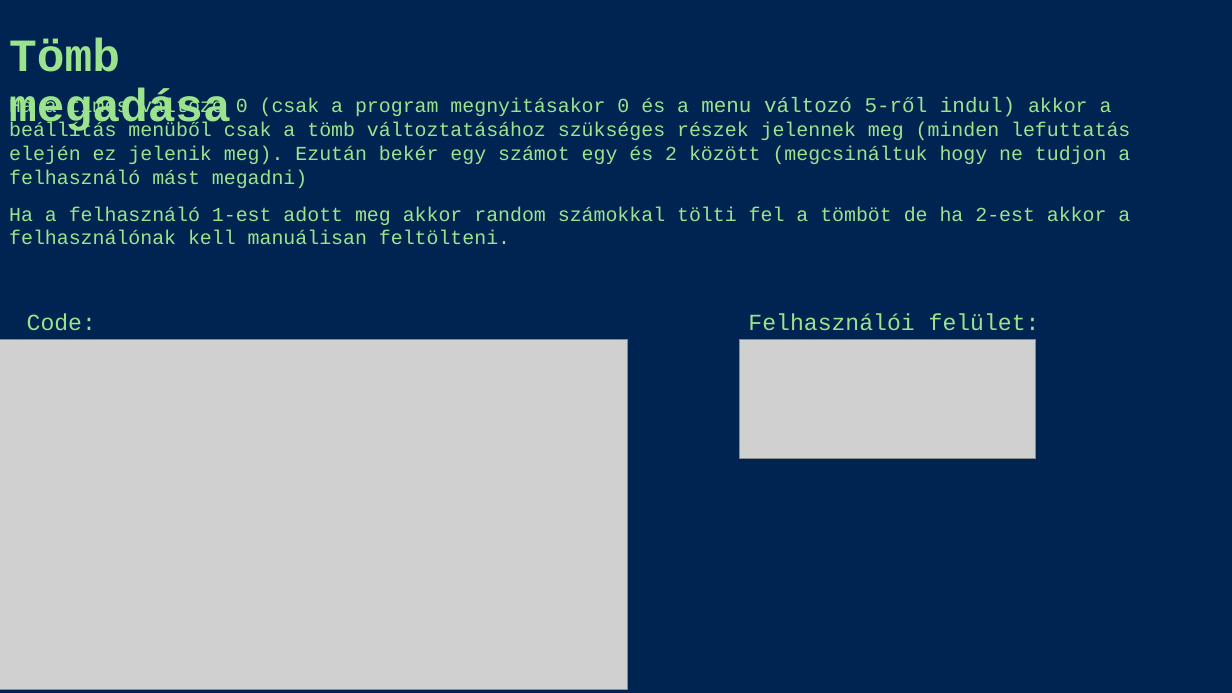
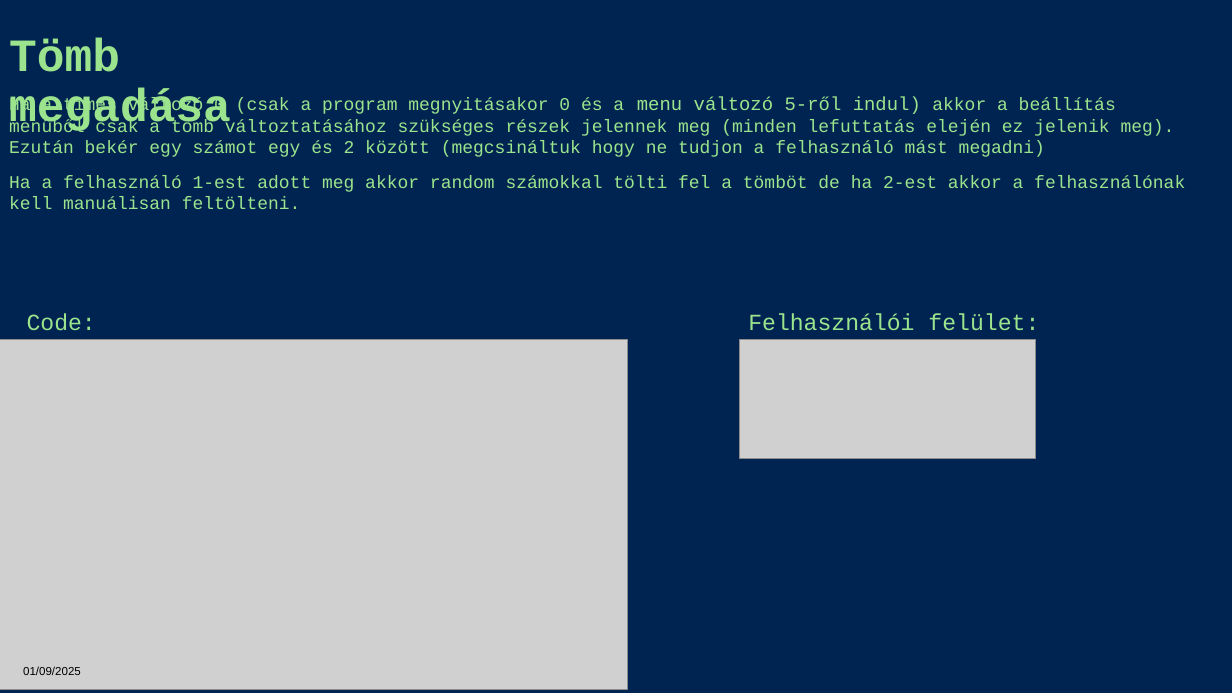
Before and after one commit to PapAdamCkik/IKTProjekt_PA_HA, a slide deck: slide 2 of ppt.pptx. Drawn at 1232x693 pixels with LibreOffice and Linux fonts; fonts in the diff are those of the drawing; grey boxes stand for pictures. Boxes give left, top, right and bottom in pixels: in the first picture for what was removed or moved away, otherwise in the second. Text is boxed around its words. In the diff, an @@ line names an element or a change of style, - is before the commit and + after.

```diff
--- a/ppt.pptx
+++ b/ppt.pptx
@@ text "Ha a times változó 0 ..." at (9,97,1185,209): size 15.5 to 14 pt; size 16.3 to 14.7 pt in "menu változó 5-ről indul)"; line spacing 1 to 1 @@
@@ text added at (23,666,81,675), 9 pt, text #000000 @@
+01/09/2025
```
Also in this commit, not shown: 7 other slides changed, 1 slide added, 1 slide removed.
